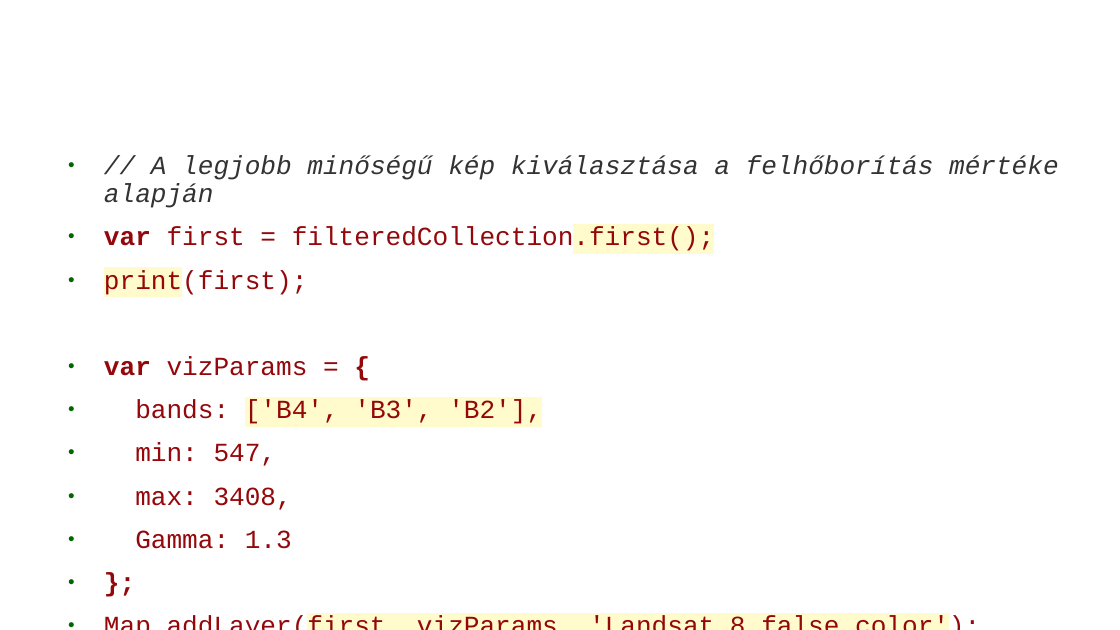
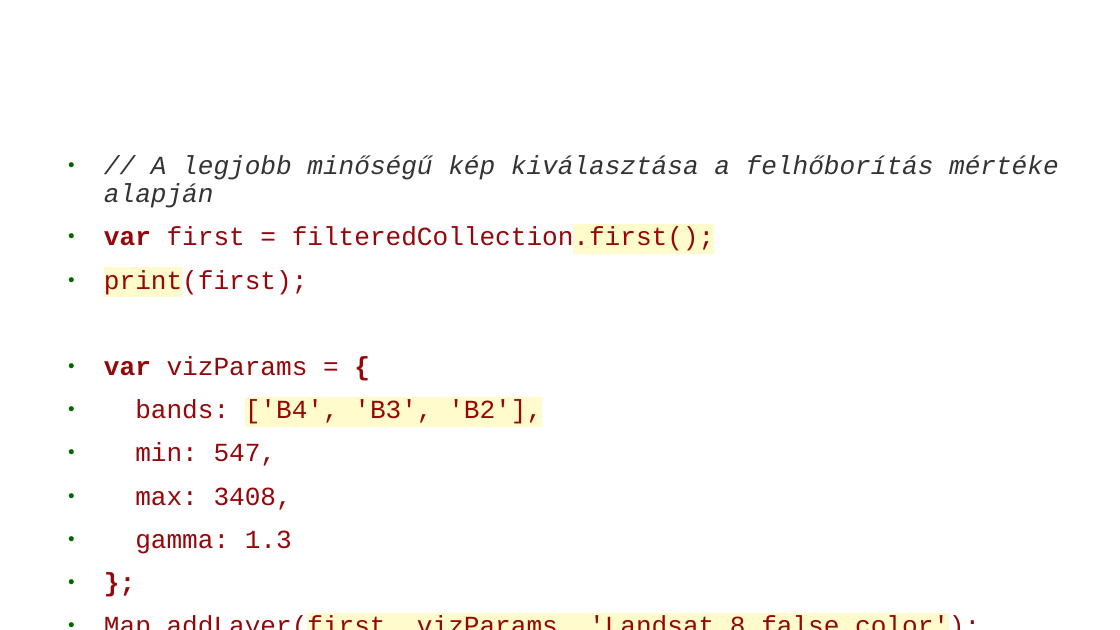
Before and after one commit to webandras/google_earth_engine_kutatas, a slide deck: slide 45 of google_earth_engine_gulacsi_andras_2018.odp. Drawn at 1120x630 pixels with LibreOffice and Linux fonts; fonts in the diff are those of the drawing; background and template pictures are left out. Boxes give left, top, right and bottom in pixels: in the first picture for what was removed or moved away, otherwise in the second. Text is boxed around its words. In the diff, an @@ line names an element or a change of style, - is before the commit and + after.

```diff
--- a/google_earth_engine_gulacsi_andras_2018.odp
+++ b/google_earth_engine_gulacsi_andras_2018.odp
@@ text at <box>135,530,292,554</box>: text changed @@
-● Gamma: 1.3
+● gamma: 1.3
```
Also in this commit, not shown: 1 slide added, 9 other files.
